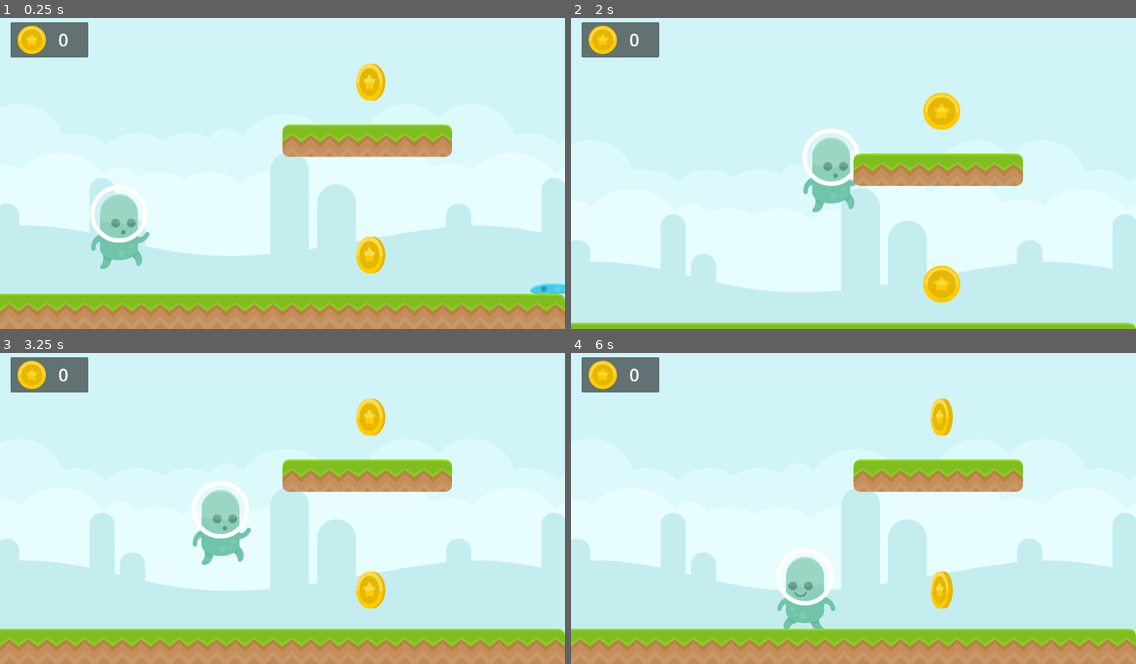
Above: before the commit, frames 1-4 (two rows, left to right).
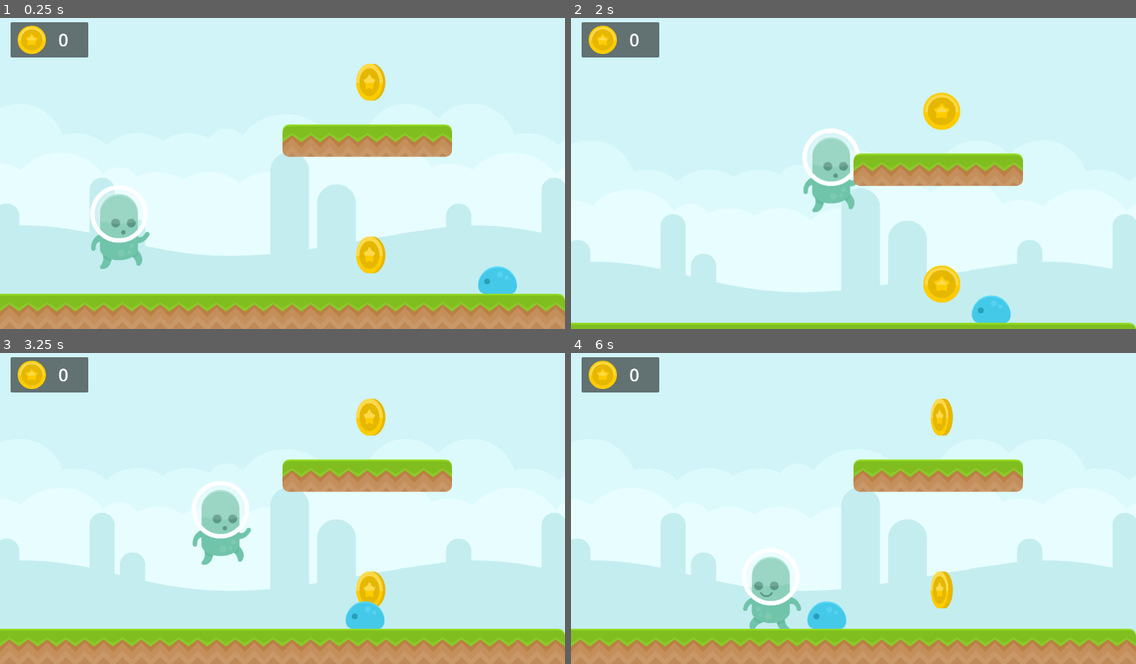
Above: after the commit, the same moments.

Repository: sammiemac/GDC-GodotWorkshop-23
Game: Godot game, scene res://Levels/demo_level.tscn
The game is run twice, just before and just after one commit, with the same random seed, the same clock (stepped at 60 frames per second) and the same inputs.
Inputs:
- Up to frame 1 (0.25 s): no input
- Up to frame 2 (2 s): hold D (move_right) from 0.53 s (still down); tap Space (move_jump) at 0.77, 1.52 s
- Up to frame 3 (3.25 s): release D (move_right) at 2.03 s; hold A (move_left) 2.03-2.78 s; hold D (move_right) from 2.78 s (still down); tap Space (move_jump) at 3.02 s
- Up to frame 4 (6 s): tap Space (move_jump) at 3.77, 4.52 s; release D (move_right) at 4.28 s; hold A (move_left) 4.28-5.03 s; hold D (move_right) 5.03-5.78 s; hold A (move_left) from 5.78 s (still down)

The runs differ from the first frame. In frame 1, 0.7% of the frame differs, in the area x 84-100%, y 79-89%; in frame 2, 0.5%; in frame 3, 0.5%; in frame 4, 2.9%, in the area x 30-49%, y 65-89%.

Commit message:
enemy styuff

Diff:
--- a/Assets/Enemies/demo_enemy.gd
+++ b/Assets/Enemies/demo_enemy.gd
@@ -1,14 +1,29 @@
 extends CharacterBody2D
 
-const SPEED = 50.0
+@export var speed = 100.0
+@export var direction = true
 
-# Called when the node enters the scene tree for the first time.
-func _ready():
-	pass # Replace with function body.
-
+# Get the gravity from the project settings to be synced with RigidBody nodes.
+var gravity = ProjectSettings.get_setting("physics/2d/default_gravity")
 
 # Called every frame. 'delta' is the elapsed time since the previous frame.
 func _physics_process(delta):
 
-	velocity.x += SPEED
+	# Add the gravity.
+	if not is_on_floor():
+		velocity.y += gravity * delta
+
+	$AnimSprite.play("move")
+
+	if direction:
+		velocity.x = speed * -1
+		$AnimSprite.flip_h = false
+	else:
+		velocity.x = speed
+		$AnimSprite.flip_h = true
+
 	move_and_slide()
+
+func _on_hit_box_body_entered(body):
+	if body.is_in_group("player"):
+		print("hit!")
--- a/Assets/Enemies/demo_enemy.tscn
+++ b/Assets/Enemies/demo_enemy.tscn
@@ -31,18 +31,31 @@
 radius = 24.0
 height = 80.0
 
+[sub_resource type="RectangleShape2D" id="RectangleShape2D_0p32q"]
+size = Vector2(64, 8)
+
 [node name="DemoEnemy" type="CharacterBody2D"]
+collision_layer = 4
+collision_mask = 7
 script = ExtResource("1_mpi5m")
 
-[node name="AnimatedSprite2D" type="AnimatedSprite2D" parent="."]
+[node name="AnimSprite" type="AnimatedSprite2D" parent="."]
 sprite_frames = SubResource("SpriteFrames_p6ixm")
-animation = &"hit"
+animation = &"move"
 
-[node name="CollisionShape2D" type="CollisionShape2D" parent="."]
+[node name="ColShape" type="CollisionShape2D" parent="."]
 position = Vector2(0, 40)
 rotation = 1.5708
 shape = SubResource("CapsuleShape2D_8k3c5")
 
-[node name="RayCast2D" type="RayCast2D" parent="."]
+[node name="HitBox" type="Area2D" parent="."]
+position = Vector2(0, 8)
+
+[node name="CollisionShape2D" type="CollisionShape2D" parent="HitBox"]
+shape = SubResource("RectangleShape2D_0p32q")
+
+[node name="FloorChecker" type="RayCast2D" parent="."]
 position = Vector2(0, 48)
 target_position = Vector2(0, 16)
+
+[connection signal="body_entered" from="HitBox" to="." method="_on_hit_box_body_entered"]
--- a/Assets/Player/demo_player.tscn
+++ b/Assets/Player/demo_player.tscn
@@ -40,7 +40,7 @@
 radius = 48.0
 height = 176.0
 
-[node name="DemoPlayer" type="CharacterBody2D"]
+[node name="DemoPlayer" type="CharacterBody2D" groups=["player"]]
 collision_mask = 15
 script = ExtResource("1_e1ktb")
 
Not shown: 1 places in Assets/Enemies/demo_enemy.tscn that only renumber resources
